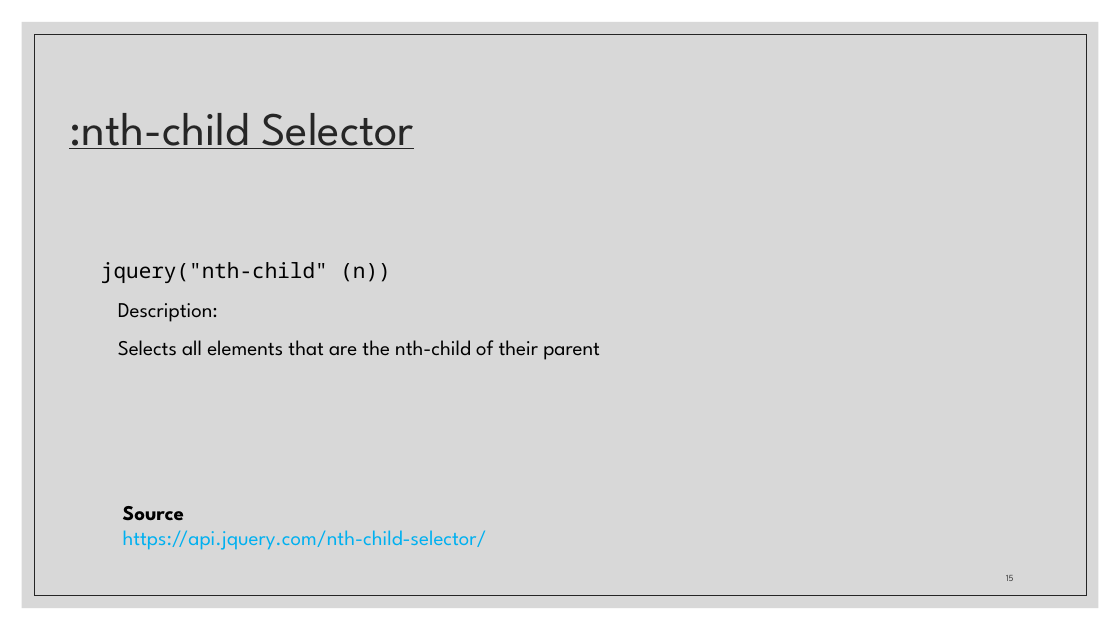
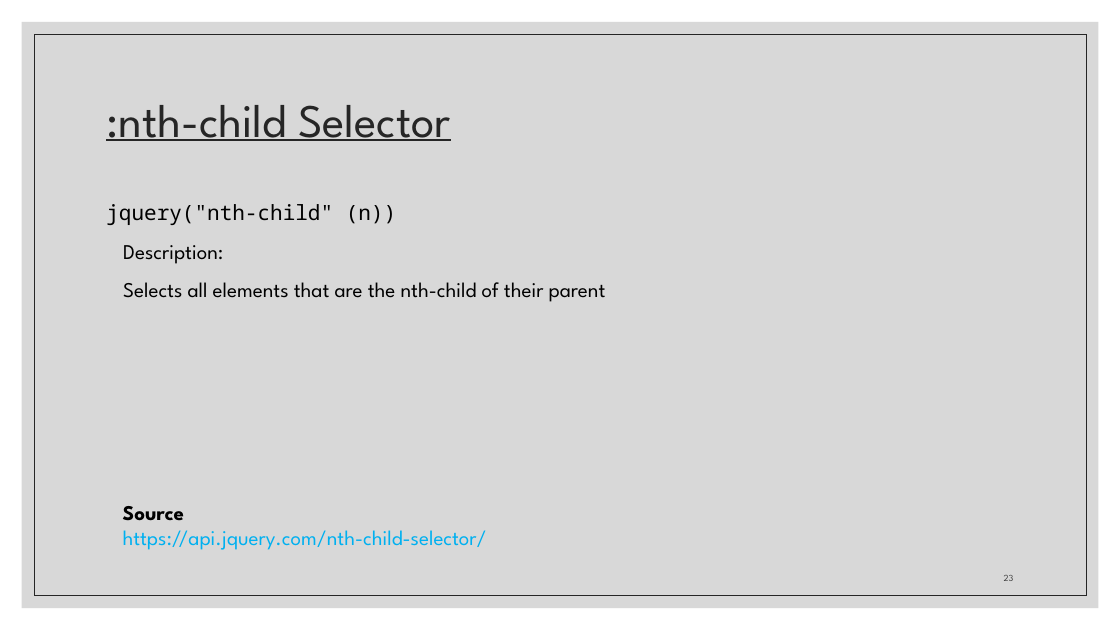
Before and after one commit to zackstotts/base-node-curriculum, a slide deck: slide 23 of unit_00/html_review/05 jQuery.pptx (slide 15 before the commit). Drawn at 1120x630 pixels with LibreOffice and Linux fonts; fonts in the diff are those of the drawing. Boxes give left, top, right and bottom in pixels: in the first picture for what was removed or moved away, otherwise in the second. Text is boxed around its words. In the diff, an @@ line names an element or a change of style, - is before the commit and + after.

Commit message:
working on jquery slides

```diff
--- a/unit_00/html_review/05 jQuery.pptx
+++ b/unit_00/html_review/05 jQuery.pptx
@@ title ":nth-child Selector": place and size @@
-title ":nth-child Selector" at [69,113,413,149]
+title ":nth-child Selector" at [106,105,450,141]
@@ text "jquery("nth-child" (n))": place and size @@
-text "jquery("nth-child" (n))" at [101,262,600,360]
+text "jquery("nth-child" (n))" at [106,204,606,302]
@@ page number at [1004,575,1014,581]: text changed @@
-15
+23
```
Also in this commit, not shown: 34 other slides changed, 10 slides added, 2 slides removed.
